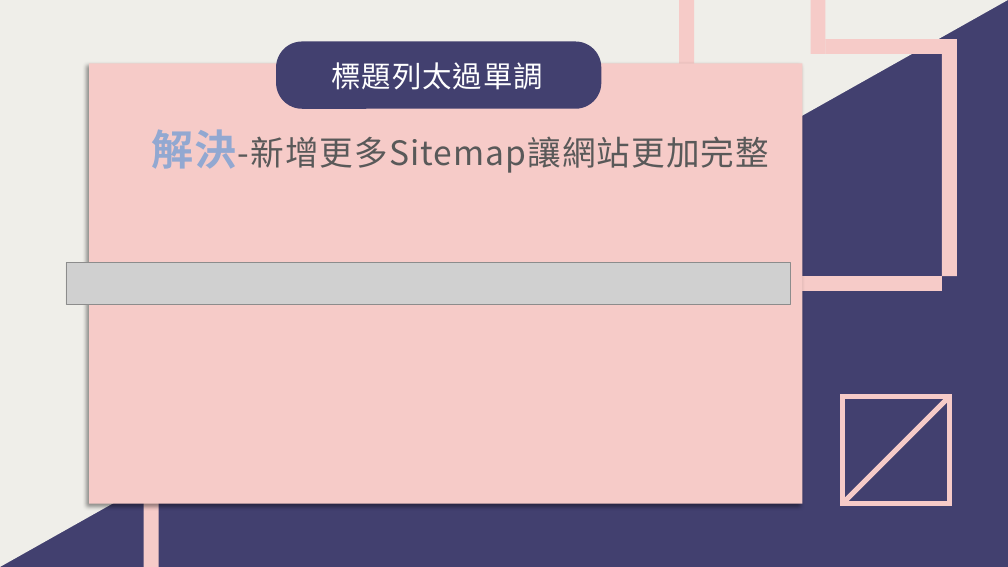
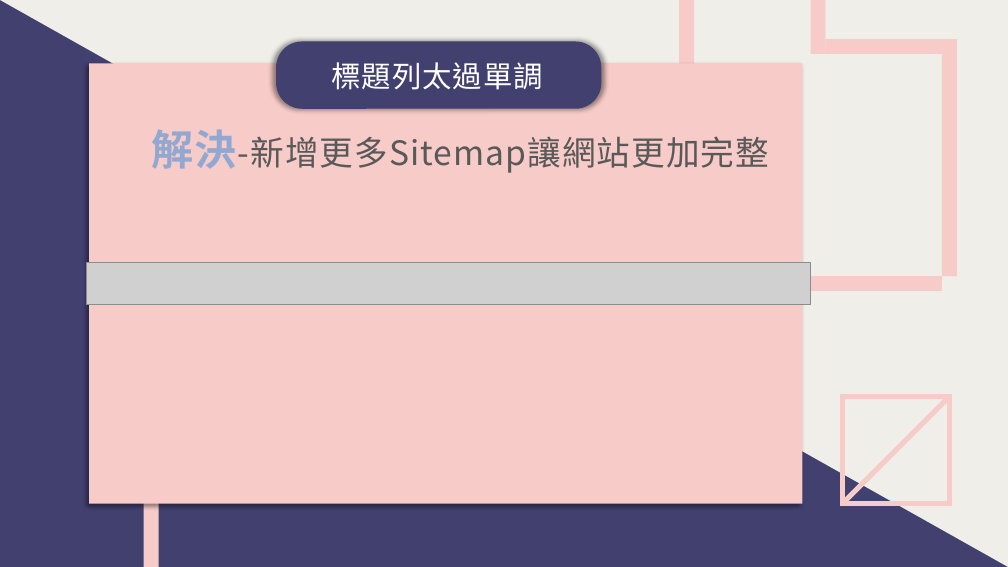
Before and after one commit to leonasdev/WebMidProject, a slide deck: slide 22 of 期末報告企畫書.pptx. Drawn at 1008x567 pixels with LibreOffice and Linux fonts; fonts in the diff are those of the drawing; grey boxes stand for pictures. Boxes give left, top, right and bottom in pixels: in the first picture for what was removed or moved away, otherwise in the second. Text is boxed around its words. In the diff, an @@ line names an element or a change of style, - is before the commit and + after.

```diff
--- a/期末報告企畫書.pptx
+++ b/期末報告企畫書.pptx
@@ right triangle at box(0, 0, 1008, 567): mirrored @@
@@ rounded rectangle at box(276, 42, 601, 109): shadow on @@
@@ picture: place and size @@
-picture at box(66, 262, 790, 305)
+picture at box(86, 262, 811, 305)
```
Also in this commit, not shown: 17 other slides changed.
